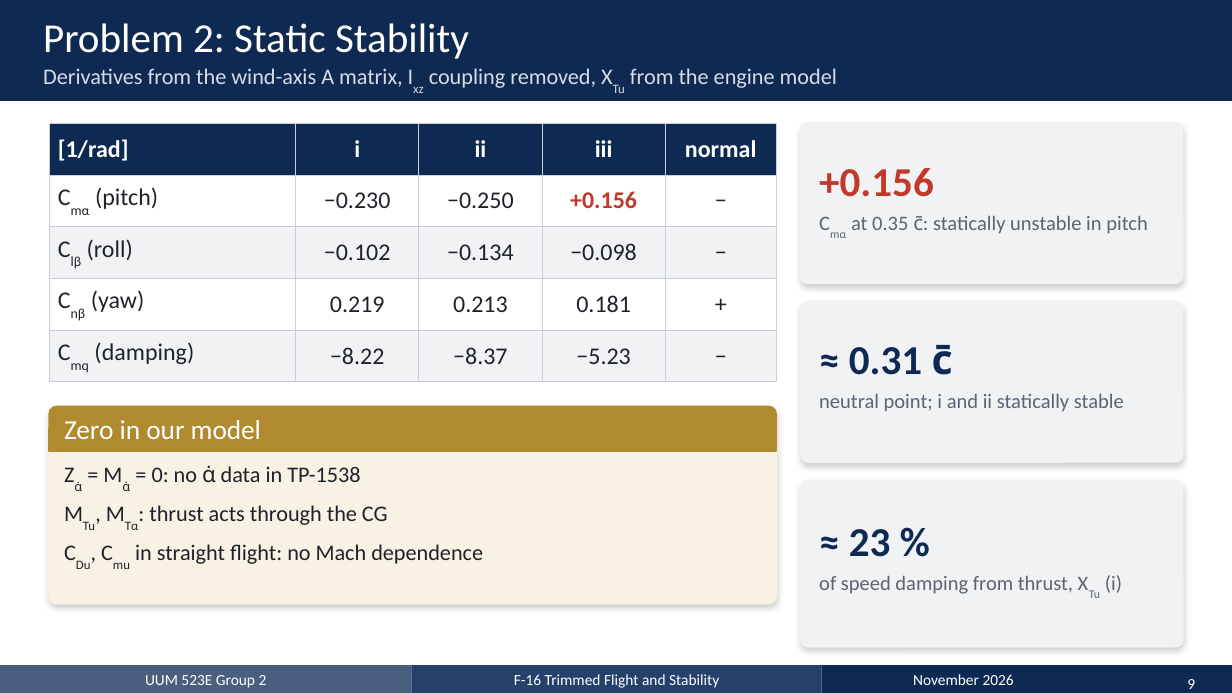
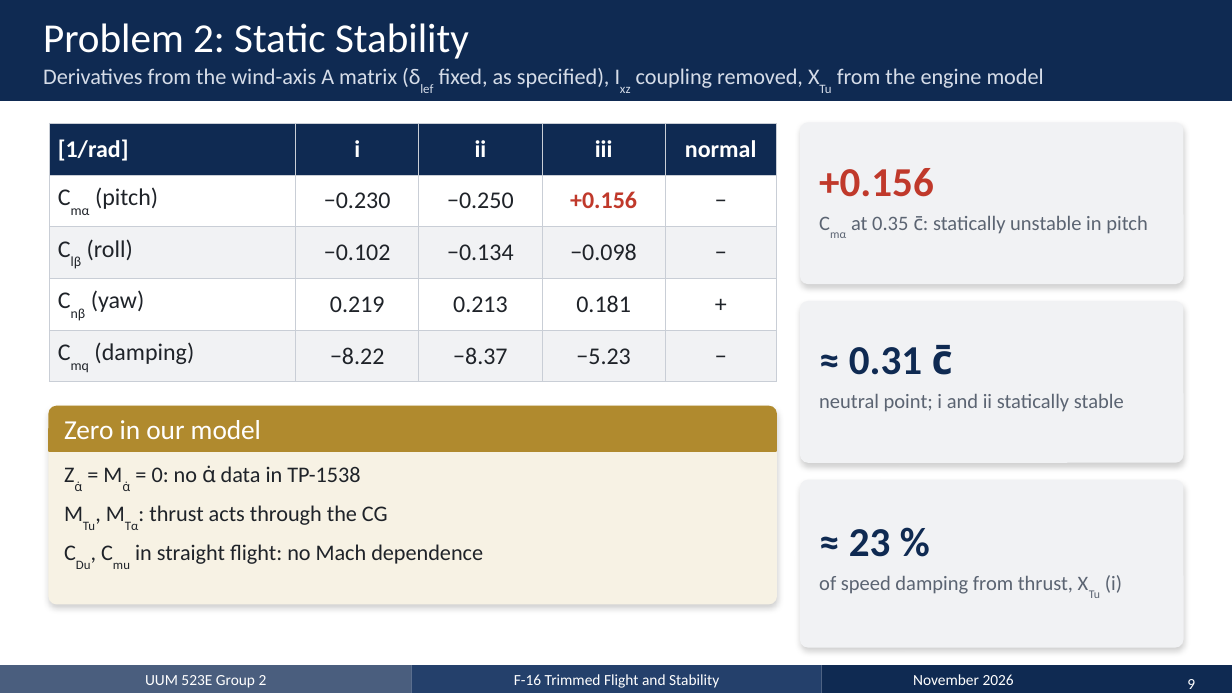
Before and after one commit to emircansurucu/UUM523E-F16-Flight-Dynamics, a slide deck: slide 9 of presentation/MT_Group2_Presentation_EN.pptx. Drawn at 1232x693 pixels with LibreOffice and Linux fonts; fonts in the diff are those of the drawing. Boxes give left, top, right and bottom in pixels: in the first picture for what was removed or moved away, otherwise in the second. Text is boxed around its words. In the diff, an @@ line names an element or a change of style, - is before the commit and + after.

```diff
--- a/presentation/MT_Group2_Presentation_EN.pptx
+++ b/presentation/MT_Group2_Presentation_EN.pptx
@@ text at box(43, 68, 1044, 88): text changed @@
-Derivatives from the wind-axis A matrix, Ixz coupling removed, XTu from the engine model
+Derivatives from the wind-axis A matrix (δlef fixed, as specified), Ixz coupling removed, XTu from the engine model
```
Also in this commit, not shown: 9 other slides changed, 56 other files.
